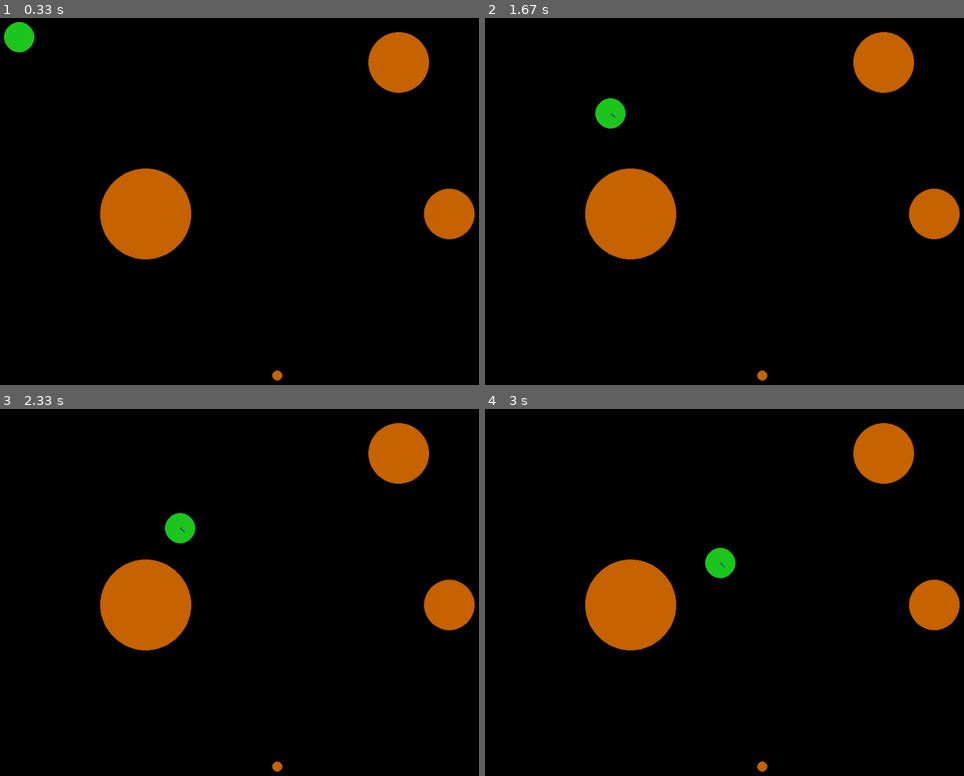
Above: before the commit, frames 1-4 (two rows, left to right).
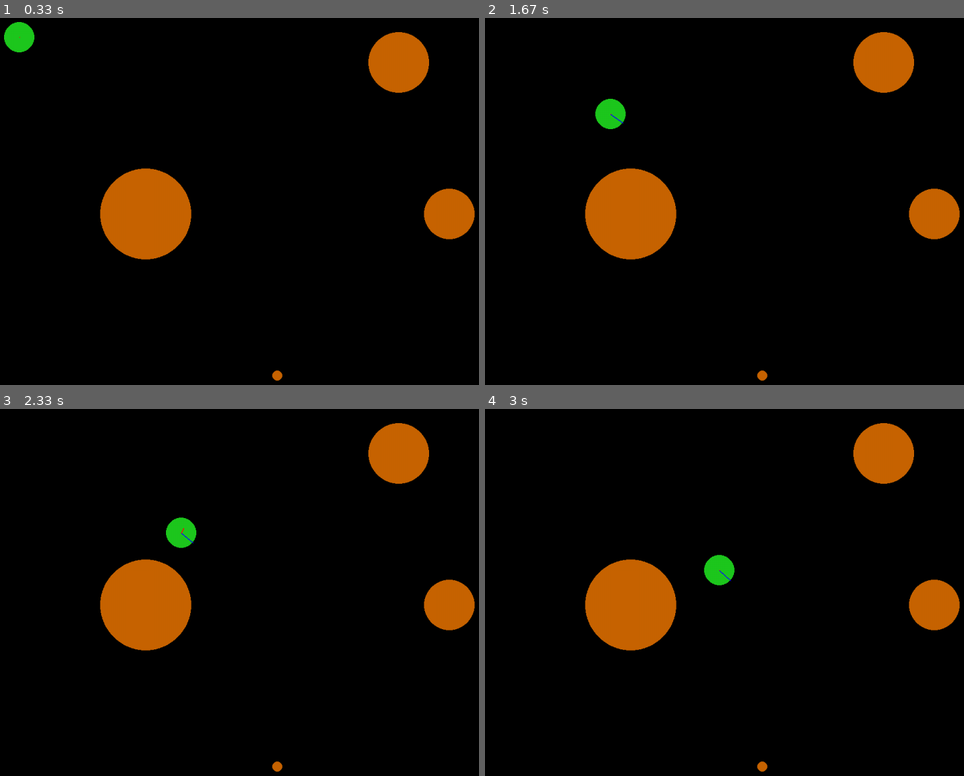
Above: after the commit, the same moments.

Repository: AntonioNvs/Faculdade
Game: pygame game, started from ROBOTICA/STUDYING/vetorial_camp.py
Two runs of this game, one before a commit and one after it. Both use one fixed random seed, a clock stepped at 60 frames per second and the inputs below.
Inputs (mouse positions are in pixels of both pictures, inside the frame that each line leads up to):
- Up to frame 1 (0.33 s): no input
- Up to frame 2 (1.67 s): press the mouse at (786, 241) at 0.37 s; move the mouse to (710, 227) at 0.47 s; release the mouse at (638, 216) at 0.6 s
- Up to frame 3 (2.33 s): no input
- Up to frame 4 (3 s): no input

Frame 1 is identical in both runs. In frame 2, less than 0.1% of the frame differs, in the area x 22-30%, y 21-31%; in frame 3, 0.2%; in frame 4, 0.3%, in the area x 45-53%, y 37-49%.

Commit message:
Study for exam

Diff:
--- /dev/null
+++ b/OBI/2021/sanduiche.py
@@ -0,0 +1,45 @@
+from copy import deepcopy
+
+N, M = [int(i) for i in input().split(" ")]
+
+pairs = [[0 for i in range(N+1)] for j in range(N+1)]
+
+for _ in range(M):
+    i, j = [int(i) for i in input().split(" ")]
+
+    pairs[i][j] = 1
+    pairs[j][i] = 1
+
+count = 0
+
+def work(arr: list) -> bool:
+    for i in arr:
+        for j in arr:
+            if pairs[i][j] == 1:
+                return False
+
+    return True
+
+def what_if(add: int, ingredients: list):
+    global count
+
+    if not work(ingredients):
+        return
+
+    if len(ingredients) > 0:
+        count += 1
+
+    if add == N+1:
+        return
+
+    print(ingredients, add)
+
+    what_if(add+1, ingredients)
+
+    arr = deepcopy(ingredients + [add])
+
+    what_if(add+1, arr)
+
+what_if(1, [])
+
+print(count)
--- a/ROBOTICA/STUDYING/vetorial_camp.py
+++ b/ROBOTICA/STUDYING/vetorial_camp.py
@@ -1,13 +1,10 @@
 import pygame
 import random
 import math
-
 import numpy as np
 
 class Environment:
-  def __init__(self, fps: int) -> None:
-    self.fps = fps
-
+  def __init__(self) -> None:
     self.width = 1200
     self.height = 800
 
@@ -37,20 +34,23 @@
 
     x, y = self.robot.pos
 
+    fatt *= 3
+    frep *= 3
+
     pygame.draw.line(self.window, (10, 10, 255), (x,y), (x+fatt[0],y+fatt[1]), width=2)
     pygame.draw.line(self.window, (255, 10, 10), (x,y), (x+frep[0],y+frep[1]), width=2)
 
     pygame.display.update()
 
 
-  def normalize_force(self, force):
+  def normalize_force(self, f):
     limit = 10
 
-    modl = np.linalg.norm(force)
+    modl = np.linalg.norm(f)
     if modl > limit:
-      force *= (limit/modl)
+      f *= (limit/modl)
 
-    return force
+    return f
 
 
   def execute(self) -> None:
@@ -70,7 +70,7 @@
           # Calculte the repulsion force
           frep = np.array([0.0, 0.0])
           y = 2
-          min_distance = 160
+          min_distance = 60
           krep = 5*10e4
 
           for obstacule in self.obstacules:
@@ -83,11 +83,10 @@
             dist = np.linalg.norm(dot_robot - dot_obs)
             frep += (krep / (dist**2)) *((1/dist - 1/min_distance)**(y-1)) * ((dot_robot-dot_obs)/dist)
 
+          frep_norm = self.normalize_force(frep)
+          fatt_norm = self.normalize_force(fatt)
 
-          frep = self.normalize_force(frep)
-          fatt = self.normalize_force(fatt)
-
-          force = self.normalize_force(frep + fatt)
+          force = self.normalize_force(frep_norm + fatt_norm)
 
           self.robot.move(force)
 
@@ -157,4 +156,4 @@
 
 
 if __name__ == "__main__":
-  Environment(40).execute()
+  Environment().execute()
Not shown, added: OBI/2021/a.out
Not shown, added: OBI/2021/baralho.c
Not shown, changed: SEMESTRES/1/PDS/prova2013/2.c
Not shown, added: SEMESTRES/1/PDS/prova2013/3.c
Not shown, added: SEMESTRES/1/PDS/prova2013/4.c
Not shown, added: SEMESTRES/1/PDS/prova2013/a.out
